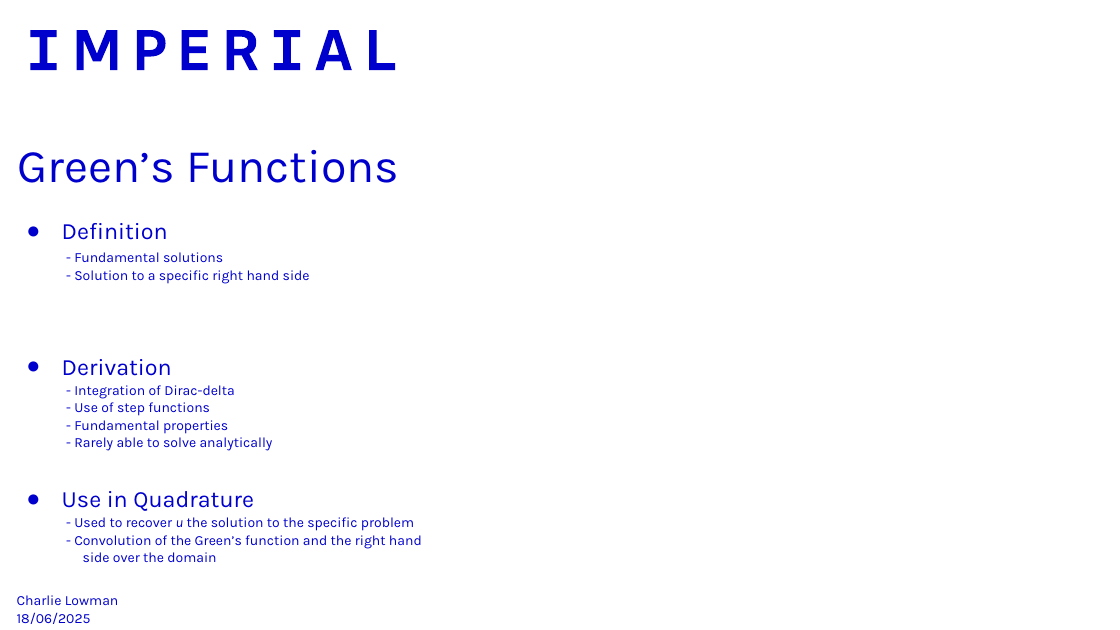
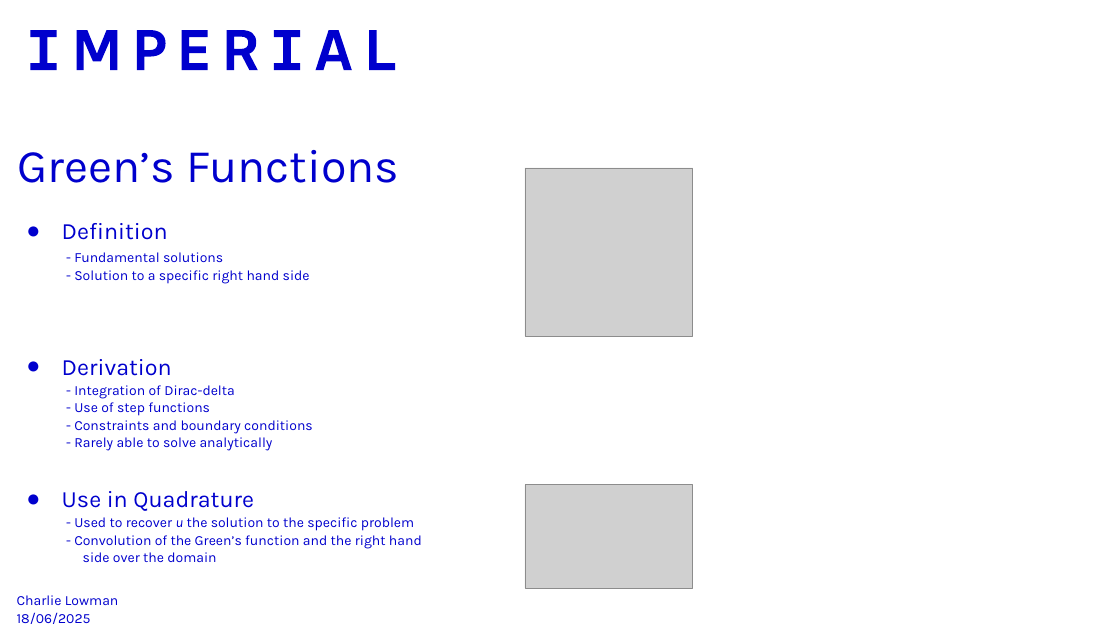
Before and after one commit to cgjunior3-14/M2R-Learning-Greens-Functions, a slide deck: slide 4 of M2R_presentation.pptx. Drawn at 1120x630 pixels with LibreOffice and Linux fonts; fonts in the diff are those of the drawing; grey boxes stand for pictures. Boxes give left, top, right and bottom in pixels: in the first picture for what was removed or moved away, otherwise in the second. Text is boxed around its words. In the diff, an @@ line names an element or a change of style, - is before the commit and + after.

```diff
--- a/M2R_presentation.pptx
+++ b/M2R_presentation.pptx
@@ picture added at (525,168,693,336) @@
@@ text at (74,420,313,434): text changed @@
-- Fundamental properties
+- Constraints and boundary conditions
@@ picture added at (525,485,693,588) @@
```
Also in this commit, not shown: 3 other slides changed, 1 slide removed, 1 other file.
